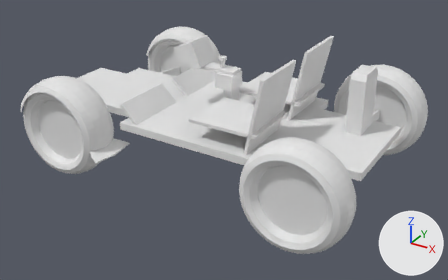
A saved change to the Blender file Blender/nasa-lunar-rover.blend.
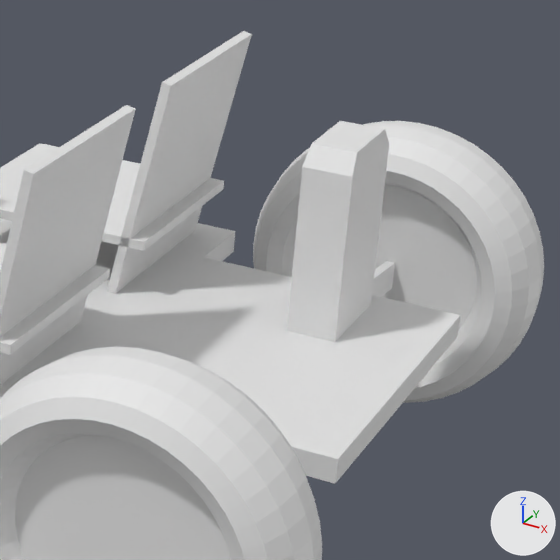
Each version is shown whole from a 50 mm camera at (4.483, -4.47, 2.801) aimed at (1.797, -0.107, 0.274), then close up on the part from 56% to 97% of the width and 9% to 74% of the height. Arrows for +X, +Y and +Z are at lower right; the lights stay in place.

The scene before the commit, as lines of its bpy script (objects in view):
```python
me_cube_001 = bpy.data.meshes.new('Cube.001')
me_cube_001.from_pydata(...)  # 44 vertices, 42 faces; spans x -0.726..0.726, y -0.305..0.305, z -0.305..0.305
me_cube_011 = bpy.data.meshes.new('Cube.011')
me_cube_011.from_pydata(...)  # 12 vertices, 10 faces; spans x -0.305..0.305, y -0.305..0.305, z -0.305..0.374
me_cube_017 = bpy.data.meshes.new('Cube.017')
me_cube_017.from_pydata(...)  # 648 vertices, 616 faces; spans x -9.9..9.9, y -0.5..0.5, z -3.2..3.2
ob_frame = bpy.data.objects.new('Frame', me_cube_001)
ob_frame.location = (1.616, -0.002, 0.489)
ob_frame.scale = (2.23, 2.36, 0.111)
ob_lunar_traverse_gravimeter = bpy.data.objects.new('Lunar Traverse Gravimeter', me_cube_011)
ob_lunar_traverse_gravimeter.location = (2.927, 0.275, 0.761)
ob_lunar_traverse_gravimeter.rotation_euler = (-0.0000311, 0.0, 0.0)  # degrees (0, 0, 0)
ob_lunar_traverse_gravimeter.scale = (0.226, 0.468, 0.782)
ob_wheel_rear_right = bpy.data.objects.new('Wheel Rear Right', me_cube_017)
ob_wheel_rear_right.location = (2.905, 0.772, 0.445)
ob_wheel_rear_right.scale = (0.0445, 0.585, 0.137)
# also in view: 'Chair' at (2.143, -0.002, 0.827); 'Wheel Rear Left' at (2.905, -0.776, 0.445)
```
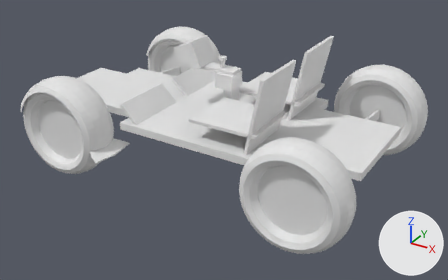
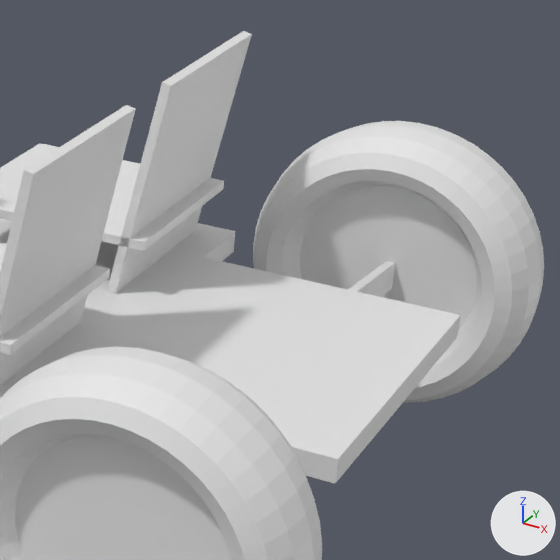
Where the newer file only moved an object's origin or applied its transform, the numbers keep the older frame.

Where the change shows, as pixel boxes [x1, y1, x2, y2] in the close-ups (560 x 560 px):
'Lunar Traverse Gravimeter', deleted
    before: [287, 121, 389, 342]

Diff of the bpy script that builds the scene:
```diff
--- a/Blender/nasa-lunar-rover.blend.py
+++ b/Blender/nasa-lunar-rover.blend.py
@@ ob_lunar_traverse_gravimeter @@
-ob_lunar_traverse_gravimeter = bpy.data.objects.new('Lunar Traverse Gravimeter', me_cube_011)
-ob_lunar_traverse_gravimeter.location = (2.927, 0.275, 0.761)
-ob_lunar_traverse_gravimeter.rotation_euler = (-0.0000311, 0.0, 0.0)  # degrees (0, 0, 0)
-ob_lunar_traverse_gravimeter.scale = (0.226, 0.468, 0.782)
```
